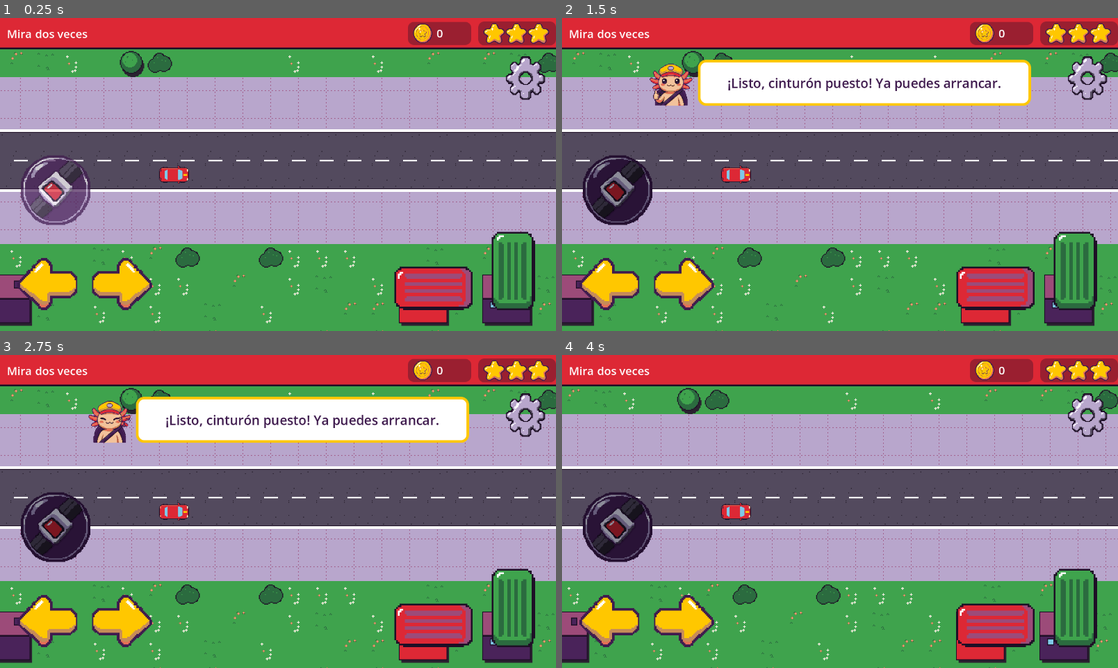
Above: before the commit, frames 1-4 (two rows, left to right).
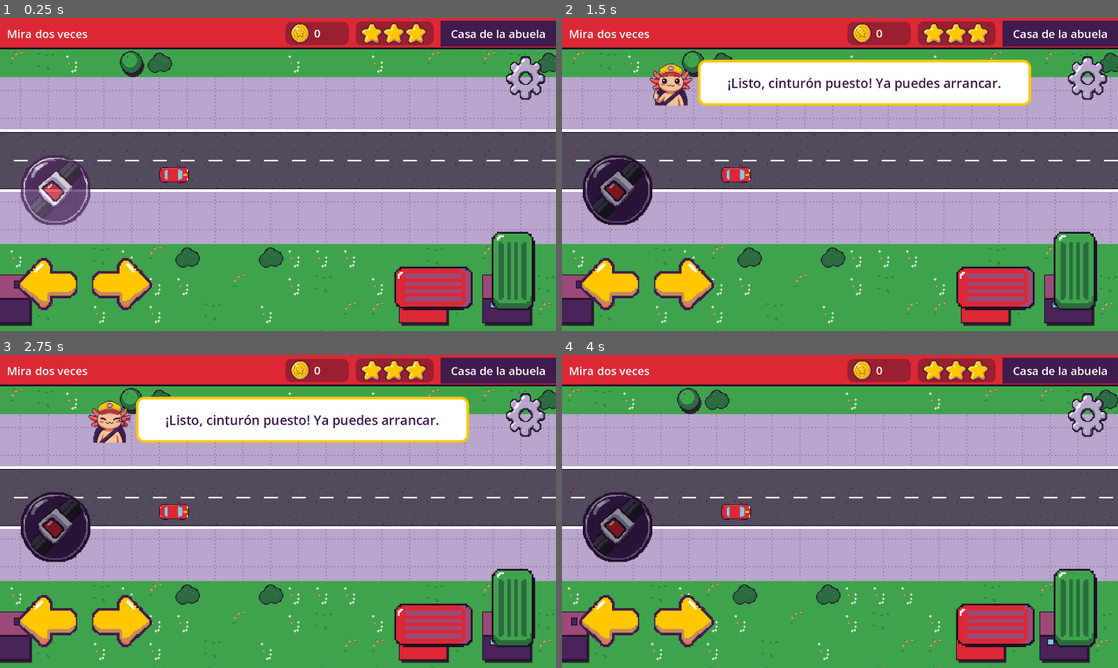
Above: after the commit, the same moments.

Repository: upsaac-obs/reto_tec_juego
Game: Godot game, scene res://levels/level_03.tscn
Same seed, same stepped clock (60 frames per second), same inputs: the game is played once before the commit and once after it. This scene is started directly instead of the project's main scene.
Inputs (mouse positions are in pixels of both pictures, inside the frame that each line leads up to):
- Up to frame 1 (0.25 s): no input
- Up to frame 2 (1.5 s): tap Enter at 0.5 s; move the mouse to (962, 158) at 0.52 s; hold Right (car_right) 0.53-1.25 s; tap B (car_seatbelt) at 0.6 s; click (962, 158) at 0.67 s; click (1090, 77) at 1.25 s
- Up to frame 3 (2.75 s): move the mouse to (166, 527) at 2.02 s; hold Down (car_brake) from 2.03 s (still down); tap B (car_seatbelt) at 2.1 s
- Up to frame 4 (4 s): move the mouse to (895, 442) at 2.77 s; release Down (car_brake) at 2.78 s; hold Right (car_right) 2.78-3.53 s; tap B (car_seatbelt) at 2.85, 3.6 s; tap Space at 3.5 s; move the mouse to (812, 574) at 3.52 s; hold Up (car_accelerate) from 3.53 s (still down); click (812, 574) at 3.67 s

The runs differ from the first frame. In frame 1, 3.5% of the frame differs, in the area x 51-100%, y 0-10%; in frame 2, 3.5%; in frame 3, 3.5%; in frame 4, 3.5%.

Commit message:
Nivel 3: cajón de estacionamiento, puerta con ciclista y destino
- ParkingSpot: el auto baja solo la velocidad, se detiene en el centro del
  cajón y espera a estar en su carril.
- DoorExit: botón "Abrir puerta". Con un ciclista cerca es falta look; sin
  ciclistas da +10 y termina el nivel. Peque: un solo ciclista; grande: varios.
- Cyclist: actor que pasa por la orilla con cyclist_frames.
- Destino: casa de la abuela (decoración, textos y destination_key).
- Pruebas: tests/test_parking.gd y el conductor cuidadoso de test_levels abre
  la puerta al final del nivel 3. 168 pasan, 0 fallan.

Co-Authored-By: Claude Sonnet 5.5 <noreply@anthropic.com>
Claude-Session: https://claude.ai/code/session_01HLBvcTFwerq5SDarMpg865

Diff:
--- a/data/level_03.tres
+++ b/data/level_03.tres
@@ -9,6 +9,6 @@
 name_key = "NIVEL_03_NOMBRE"
 decalogo_key = "DECALOGO_03"
 phrase_key = "FRASE_03"
-destination_key = ""
+destination_key = "DESTINO_CASA_ABUELA"
 illustration = ExtResource("2_card")
 scene_path = "res://levels/level_03.tscn"
--- a/i18n/textos.csv
+++ b/i18n/textos.csv
@@ -72,3 +72,9 @@
 FALTA_MIRA,"¡Alto! Antes del cruce hay que detenerse en los ojos y mirar a los dos lados."
 FALTA_MIRA_OCUPADO,"¡Espera! Venía un auto. Después de mirar, espera a que el cruce esté libre."
 BIEN_MIRA,"¡Bien! Miraste dos veces y cruzaste seguro."
+DESTINO_CASA_ABUELA,Casa de la abuela
+ESTACIONADO_AVISO,"¡Bien estacionado! Cuando sea seguro, toca Abrir puerta."
+ESTACIONAR_CARRIL,"Muévete con la flecha al carril del cajón para estacionarte."
+BOTON_ABRIR_PUERTA,Abrir puerta
+FALTA_PUERTA,"¡Cuidado! Venía una bici. Antes de abrir la puerta, mira dos veces y espera a que pase."
+BIEN_PUERTA,"¡Bien! Miraste y esperaste a que pasara la bici."
--- a/levels/level_03.tscn
+++ b/levels/level_03.tscn
@@ -3,6 +3,9 @@
 [ext_resource type="PackedScene" path="res://scenes/level/level.tscn" id="0_base"]
 [ext_resource type="PackedScene" path="res://scenes/rules/blind_crossing.tscn" id="2_j4ks3"]
 [ext_resource type="PackedScene" path="res://scenes/rules/checkpoint.tscn" id="4_wrb7r"]
+[ext_resource type="PackedScene" path="res://scenes/rules/parking_spot.tscn" id="5_park"]
+[ext_resource type="PackedScene" path="res://scenes/rules/door_exit.tscn" id="6_door"]
+[ext_resource type="Texture2D" path="res://assets/sprites/city/casas.png" id="7_casas"]
 
 [sub_resource type="Curve2D" id="Curve2D_jx2nq"]
 _data = {
@@ -15,6 +18,15 @@
 
 [node name="Ground" parent="." index="0"]
 tile_map_data = PackedByteArray("AADy//T/AAACAAAAAADy//X/AAAHAAEAAADy//b/AAACAAAAAADy//f/AAACAAAAAADy//j/AAACAAAAAADy// …(45232 unchanged characters)…
+
+[node name="Decor" type="Node2D" parent="." index="1"]
+
+[node name="GrandmaHouse" type="Sprite2D" parent="Decor"]
+position = Vector2(5500, 300)
+texture = ExtResource("7_casas")
+flip_v = true
+region_enabled = true
+region_rect = Rect2(256, 0, 128, 128)
 
 [node name="BlindCrossing1" type="Node2D" parent="Rules" instance=ExtResource("2_j4ks3")]
 position = Vector2(1300, 0)
@@ -40,6 +52,13 @@
 position = Vector2(4900, 0)
 
 
+[node name="ParkingSpot" parent="Rules" instance=ExtResource("5_park")]
+position = Vector2(5500, 0)
+
+[node name="DoorExit" parent="Rules" node_paths=PackedStringArray("spot") instance=ExtResource("6_door")]
+position = Vector2(5500, 0)
+spot = NodePath("../ParkingSpot")
+
 [node name="Route" parent="."]
 curve = SubResource("Curve2D_jx2nq")
 
--- /dev/null
+++ b/scenes/actors/cyclist.gd
@@ -0,0 +1,27 @@
+class_name Cyclist
+extends Node2D
+## Ciclista que pasa pedaleando en línea recta hacia +x (la misma dirección del
+## auto del jugador). El origen es el centro de la bici. Se borra solo al llegar
+## a end_x (coordenadas del padre). Animación "ride" en cyclist_frames.tres.
+
+signal left_route
+
+@export var speed: float = 150.0
+@export var end_x: float = 600.0
+## Marca esto si en el editor la bici se ve mirando hacia atrás.
+@export var flip: bool = false
+
+@onready var _sprite: AnimatedSprite2D = $Sprite
+
+
+func _ready() -> void:
+	add_to_group(&"cyclist")
+	_sprite.flip_h = flip
+	_sprite.play(&"ride")
+
+
+func _physics_process(delta: float) -> void:
+	position.x += speed * delta
+	if position.x >= end_x:
+		left_route.emit()
+		queue_free()
--- /dev/null
+++ b/scenes/actors/cyclist.tscn
@@ -0,0 +1,11 @@
+[gd_scene format=3]
+
+[ext_resource type="Script" path="res://scenes/actors/cyclist.gd" id="1_script"]
+[ext_resource type="SpriteFrames" path="res://assets/sprites/vehicles/cyclist_frames.tres" id="2_frames"]
+
+[node name="Cyclist" type="Node2D"]
+script = ExtResource("1_script")
+
+[node name="Sprite" type="AnimatedSprite2D" parent="."]
+sprite_frames = ExtResource("2_frames")
+animation = &"ride"
--- /dev/null
+++ b/scenes/rules/door_exit.gd
@@ -0,0 +1,123 @@
+class_name DoorExit
+extends RulePiece
+## Salida del auto en el destino (nivel 3). El origen es el centro del cajón y
+## la puerta del niño está del lado derecho del auto (+y).
+## - Cuando el auto queda estacionado (ParkingSpot.parked) aparece el botón
+##   "Abrir puerta" y empiezan a pasar ciclistas por la orilla, hacia +x.
+## - Abrir con un ciclista cerca es falta (look): el copiloto explica y la puerta
+##   se queda cerrada hasta que el ciclista se aleje.
+## - Abrir cuando no hay ciclistas cerca da puntos y termina el nivel.
+## - Modo peque: pasa un solo ciclista. Modo grande: pasan varios, cada pocos segundos.
+
+const CYCLIST_SCENE := preload("res://scenes/actors/cyclist.tscn")
+
+@export var spot: ParkingSpot
+## Distancia (px, hacia adelante o hacia atrás de la puerta) a la que un ciclista
+## cuenta como "cerca". Con 150 px/s son unos 3 segundos de peligro por ciclista.
+@export var near_distance: float = 220.0
+@export var points: int = 10
+## Posición del carril de bicis respecto al origen (+y = lado de la puerta).
+@export var bike_offset: float = 76.0
+@export var bike_speed: float = 150.0
+## Qué tan atrás de la puerta aparece el ciclista y qué tan adelante desaparece.
+@export var start_distance: float = 700.0
+@export var end_distance: float = 500.0
+## El primer ciclista sale ya cerca de la puerta, para que abrir sin mirar al
+## estacionarse sea falta (si no, bastaría tocar el botón rápido).
+## Debe ser menor que near_distance.
+@export var first_start_distance: float = 200.0
+@export_group("Modo grande")
+@export var interval_min: float = 4.0
+@export var interval_max: float = 7.0
+## Segundos entre que se abre la puerta bien y termina el nivel (para ver el mensaje).
+@export var finish_delay: float = 1.5
+
+@onready var _layer: CanvasLayer = $Layer
+@onready var _button: Button = $Layer/OpenButton
+
+var _parked: bool = false
+var _done: bool = false
+var _locked: bool = false
+var _spawn_left: float = 0.0
+var _cyclists: Array[Cyclist] = []
+
+
+func _ready() -> void:
+	_layer.visible = false
+	_button.text = tr("BOTON_ABRIR_PUERTA")
+	if Engine.is_editor_hint():
+		return
+	_button.pressed.connect(open_door)
+	if spot == null:
+		spot = get_tree().get_first_node_in_group(&"parking_spot") as ParkingSpot
+	if spot != null:
+		spot.parked.connect(_on_parked)
+
+
+func _physics_process(delta: float) -> void:
+	if not _parked or _done:
+		return
+	_forget_gone_cyclists()
+	_spawn_left -= delta
+	# En modo peque _spawn_left es INF: después del primero no sale otro.
+	if _spawn_left <= 0.0:
+		_spawn_cyclist()
+		_spawn_left = randf_range(interval_min, interval_max)
+	if _locked and not is_cyclist_near():
+		_locked = false
+		_button.disabled = false
+
+
+## true si hay un ciclista a menos de near_distance de la puerta.
+func is_cyclist_near() -> bool:
+	_forget_gone_cyclists()
+	for cyclist in _cyclists:
+		if absf(cyclist.position.x) < near_distance:
+			return true
+	return false
+
+
+## Lo llama el botón "Abrir puerta".
+func open_door() -> void:
+	if not _parked or _done or _locked:
+		return
+	if is_cyclist_near():
+		_report_infraction(&"look", "FALTA_PUERTA")
+		# La puerta se cierra otra vez hasta que el ciclista se aleje.
+		_locked = true
+		_button.disabled = true
+		return
+	_done = true
+	_layer.visible = false
+	_report_good_action(&"look", "BIEN_PUERTA", points)
+	await get_tree().create_timer(finish_delay).timeout
+	var manager := _rule_manager()
+	if manager != null:
+		manager.finish_level()
+
+
+func _on_parked() -> void:
+	_parked = true
+	_layer.visible = true
+	_spawn_cyclist(first_start_distance)
+	if GameState.mode == GameState.MODE_PEQUE:
+		_spawn_left = INF
+	else:
+		_spawn_left = randf_range(interval_min, interval_max)
+
+
+func _spawn_cyclist(distance: float = start_distance) -> void:
+	var cyclist := CYCLIST_SCENE.instantiate() as Cyclist
+	cyclist.speed = bike_speed
+	cyclist.end_x = end_distance
+	cyclist.position = Vector2(-distance, bike_offset)
+	add_child(cyclist)
+	_cyclists.append(cyclist)
+
+
+func _forget_gone_cyclists() -> void:
+	var alive: Array[Cyclist] = []
+	for cyclist in _cyclists:
+		if is_instance_valid(cyclist) and not cyclist.is_queued_for_deletion():
+			alive.append(cyclist)
+	_cyclists = alive
--- /dev/null
+++ b/scenes/rules/door_exit.tscn
@@ -0,0 +1,23 @@
+[gd_scene format=3]
+
+[ext_resource type="Script" path="res://scenes/rules/door_exit.gd" id="1_script"]
+
+[node name="DoorExit" type="Node2D"]
+script = ExtResource("1_script")
+
+[node name="Layer" type="CanvasLayer" parent="."]
+layer = 2
+
+[node name="OpenButton" type="Button" parent="Layer"]
+anchors_preset = 7
+anchor_left = 0.5
+anchor_top = 1.0
+anchor_right = 0.5
+anchor_bottom = 1.0
+offset_left = -160.0
+offset_top = -140.0
+offset_right = 160.0
+offset_bottom = -50.0
+grow_horizontal = 2
+grow_vertical = 0
+theme_override_font_sizes/font_size = 36
--- /dev/null
+++ b/scenes/rules/parking_spot.gd
@@ -0,0 +1,133 @@
+@tool
+class_name ParkingSpot
+extends RulePiece
+## Cajón de estacionamiento al final de la ruta (nivel 3). El origen es el centro
+## del cajón sobre el centro de la calle y el auto llega desde -x (gira el nodo
+## para otras direcciones).
+## - Al acercarse, el auto baja la velocidad solo (en modo peque también limita
+##   la velocidad de avance) y se detiene con su centro en el centro del cajón.
+## - Si el auto está en otro carril, se queda esperando en la marca de parada
+##   hasta que el niño se cambie con la flecha al carril del cajón.
+## - Cuando queda dentro del cajón emite parked. No da puntos ni faltas: el
+##   nivel termina cuando se abre la puerta (DoorExit).
+
+signal parked
+
+## Distancia del centro de la calle al centro del cajón (+y = derecha del auto).
+## Con 2 carriles de 64 px: 32 es el derecho y -32 el izquierdo.
+@export var bay_offset: float = 32.0:
+	set(value):
+		bay_offset = value
+		_refresh()
+@export var bay_length: float = 112.0:
+	set(value):
+		bay_length = value
+		_refresh()
+@export var bay_width: float = 56.0:
+	set(value):
+		bay_width = value
+		_refresh()
+@export var road_width: float = 128.0:
+	set(value):
+		road_width = value
+		_refresh()
+## Largo de la zona donde el auto empieza a bajar la velocidad.
+@export var approach_length: float = 320.0:
+	set(value):
+		approach_length = value
+		_refresh()
+## px/s². Qué tan fuerte frena el auto solo al acercarse.
+@export var brake_deceleration: float = 160.0
+## Modo peque: velocidad a la que avanza solo dentro de la zona de acercamiento.
+@export var approach_speed: float = 90.0
+## Qué tan cerca del centro del cajón (px) cuenta como llegado.
+@export var stop_tolerance: float = 3.0
+## Qué tan cerca (px) del carril del cajón tiene que estar el auto.
+@export var lane_tolerance: float = 3.0
+@export var line_width: float = 4.0
+
+@onready var _approach: Area2D = $Approach
+
+var _car: PlayerCar
+var _stop_progress: float = 0.0
+var _holding: bool = false
+var _parked: bool = false
+var _warned: bool = false
+
+
+func _ready() -> void:
+	_refresh()
+	if Engine.is_editor_hint():
+		return
+	add_to_group(&"parking_spot")
+	_approach.area_entered.connect(_on_approach_entered)
+
+
+func is_parked() -> bool:
+	return _parked
+
+
+func _physics_process(_delta: float) -> void:
+	if Engine.is_editor_hint() or _car == null or _parked:
+		return
+	var remaining := _stop_progress - _car.progress
+	if remaining > stop_tolerance:
+		# Frena de forma pareja para llegar con velocidad casi cero al centro.
+		var limit := sqrt(2.0 * brake_deceleration * remaining)
+		if _car.speed > limit:
+			_car.speed = limit
+			_car.is_braking = true
+		return
+	if not _holding:
+		_holding = true
+		_car.speed = 0.0
+		_car.add_stop_request(self)
+		_car.clear_speed_limit(self)
+	if absf(_car.v_offset - bay_offset) <= lane_tolerance:
+		_parked = true
+		parked.emit()
+		Feedback.show_info("ESTACIONADO_AVISO")
+	elif not _warned:
+		# Quedó en otro carril: se espera a que se cambie con la flecha.
+		_warned = true
+		Feedback.show_info("ESTACIONAR_CARRIL")
+
+
+func _on_approach_entered(area: Area2D) -> void:
+	var car := _car_from(area)
+	if car == null or car == _car:
+		return
+	_car = car
+	_stop_progress = _progress_on_route(car)
+	# Modo peque: el auto avanza solo al 70% del límite; así llega a approach_speed.
+	_car.set_speed_limit(self, approach_speed / maxf(_car.auto_drive_factor, 0.1))
+
+
+func _on_car_restarted() -> void:
+	if _car != null:
+		_car.remove_stop_request(self)
+		_car.clear_speed_limit(self)
+	_car = null
+	_holding = false
+	_parked = false
+	_warned = false
+
+
+func _refresh() -> void:
+	if not is_node_ready():
+		return
+	_set_rect(_approach, Rect2(-approach_length, -road_width / 2.0, approach_length + bay_length / 2.0, road_width))
+	queue_redraw()
+
+
+## Cajón pintado en el piso: tres rayas, abierto del lado por donde llega el auto.
+func _draw() -> void:
+	var left := -bay_length / 2.0
+	var right := bay_length / 2.0
+	var top := bay_offset - bay_width / 2.0
+	var bottom := bay_offset + bay_width / 2.0
+	draw_line(Vector2(left, top), Vector2(right, top), Palette.COLOR_WHITE, line_width)
+	draw_line(Vector2(left, bottom), Vector2(right, bottom), Palette.COLOR_WHITE, line_width)
+	draw_line(Vector2(right, top), Vector2(right, bottom), Palette.COLOR_WHITE, line_width)
+	if Engine.is_editor_hint():
+		draw_rect(Rect2(-approach_length, -road_width / 2.0, approach_length + bay_length / 2.0, road_width), Palette.COLOR_GOLD, false, 2.0)
--- /dev/null
+++ b/scenes/rules/parking_spot.tscn
@@ -0,0 +1,16 @@
+[gd_scene format=3]
+
+[ext_resource type="Script" path="res://scenes/rules/parking_spot.gd" id="1_script"]
+
+[sub_resource type="RectangleShape2D" id="RectangleShape2D_approach"]
+resource_local_to_scene = true
+size = Vector2(376, 128)
+
+[node name="ParkingSpot" type="Node2D"]
+script = ExtResource("1_script")
+
+[node name="Approach" type="Area2D" parent="."]
+
+[node name="CollisionShape2D" type="CollisionShape2D" parent="Approach"]
+position = Vector2(-132, 0)
+shape = SubResource("RectangleShape2D_approach")
--- a/tests/test_levels.gd
+++ b/tests/test_levels.gd
@@ -10,6 +10,8 @@
 var cruise := 150.0
 var respect_limits := true
 var respect_signals := true
+var spot: ParkingSpot
+var door: DoorExit
 const LEVELS: Array[int] = [0, 1, 2, 3]
 
 
@@ -30,6 +32,9 @@
 func _physics_process(delta: float) -> void:
 	if car == null or get_tree().paused:
 		return
+	# Nivel 3: ya estacionado, el conductor cuidadoso espera a que pase la bici y abre.
+	if door != null and spot.is_parked() and not door.is_cyclist_near():
+		door.open_door()
 	var p := car.progress
 	var target := cruise
 	if respect_limits:
@@ -67,8 +72,14 @@
 	stops.clear()
 	zones.clear()
 	stopped_at.clear()
+	spot = null
+	door = null
 	for piece in level.get_node("Rules").get_children():
 		var x: float = piece.position.x - 64.0
+		if piece is ParkingSpot:
+			spot = piece
+		elif piece is DoorExit:
+			door = piece
 		if piece is Crosswalk:
 			stops.append([x - piece.crosswalk_width / 2.0 - piece.fault_margin - 40.0, piece])
 		elif piece is BlindCrossing:
--- /dev/null
+++ b/tests/test_parking.gd
@@ -0,0 +1,134 @@
+extends TestCase
+## Cajón y puerta del final del nivel 3 (levels/level_03.tscn). El cajón y la
+## puerta están en x = 5500; la ruta empieza en x = 64, así que ahí el auto
+## marca progress = 5436. El último cruce y su punto de control quedan atrás.
+
+const SPOT_PROGRESS := 5436.0
+
+var level: Node
+var rm: RuleManager
+var car: PlayerCar
+var spot: ParkingSpot
+var door: DoorExit
+var driver: TestDriver
+var finished: bool = false
+var cyclists_seen: int = 0
+
+
+func open_level(mode: String) -> void:
+	GameState.mode = mode
+	finished = false
+	cyclists_seen = 0
+	level = await open_scene("res://levels/level_03.tscn")
+	rm = level.get_node("RuleManager") as RuleManager
+	rm.level_finished.connect(func(_stars: int) -> void: finished = true)
+	car = rm.car
+	car.seatbelt_on = true
+	spot = level.get_node("Rules/ParkingSpot") as ParkingSpot
+	door = level.get_node("Rules/DoorExit") as DoorExit
+	door.child_entered_tree.connect(func(node: Node) -> void:
+		if node is Cyclist:
+			cyclists_seen += 1)
+	for piece in level.get_node("Rules").get_children():
+		if piece is BlindCrossing:
+			(piece as BlindCrossing).traffic = false
+	driver = TestDriver.new()
+	driver.car = car
+	add_child(driver)
+
+
+func close_level() -> void:
+	driver.stop_driving()
+	driver.queue_free()
+	release_inputs()
+	await close_scene(level)
+	GameState.mode = GameState.MODE_GRANDE
+
+
+## Espera hasta que la condición sea verdadera o pasen `timeout` segundos de juego.
+func wait_until(condition: Callable, timeout: float) -> bool:
+	var elapsed := 0.0
+	while not condition.call() and elapsed < timeout:
+		await get_tree().physics_frame
+		elapsed += get_physics_process_delta_time()
+	return condition.call()
+
+
+func run() -> void:
+	# 1. Modo grande: llega rápido, el cajón lo frena y lo deja en el centro
+	await open_level(GameState.MODE_GRANDE)
+	car.restart_at(5000.0)
+	driver.target = 200.0
+	var arrived := await wait_until(func() -> bool: return spot.is_parked(), 25.0)
+	check(arrived, "el auto se estaciona en el cajón")
+	check(absf(car.progress - SPOT_PROGRESS) <= 4.0, "se detiene con el centro del auto en el centro del cajón")
+	check(car.speed == 0.0 and car.progress < 5600.0, "queda detenido y no llega al final de la ruta")
+	check(rm.faults == 0, "estacionarse no da faltas")
+	check(not finished, "el nivel no termina solo al estacionarse")
+	driver.stop_driving()
+	check(door.get_node("Layer").visible, "aparece el botón Abrir puerta")
+
+	# 2. Abrir la puerta con un ciclista cerca es falta; la puerta queda cerrada
+	door.interval_min = 2.0
+	door.interval_max = 2.5
+	var max_at_once := 0
+	var near := false
+	var elapsed := 0.0
+	while not near and elapsed < 15.0:
+		await get_tree().physics_frame
+		elapsed += get_physics_process_delta_time()
+		max_at_once = maxi(max_at_once, get_tree().get_nodes_in_group(&"cyclist").size())
+		near = door.is_cyclist_near()
+	check(near, "al estacionarse ya viene un ciclista cerca de la puerta")
+	var points := rm.points
+	door.open_door()
+	check(rm.infractions.get(&"look", 0) == 1 and rm.faults == 1, "abrir con un ciclista cerca es falta look")
+	check(rm.points == points and not finished, "esa falta no da puntos ni termina el nivel")
+	await wait_unpaused()
+	door.open_door()
+	check(rm.faults == 1, "con la puerta cerrada otra vez, tocar el botón no suma otra falta")
+	elapsed = 0.0
+	while elapsed < 12.0 and max_at_once < 2:
+		await get_tree().physics_frame
+		elapsed += get_physics_process_delta_time()
+		max_at_once = maxi(max_at_once, get_tree().get_nodes_in_group(&"cyclist").size())
+	check(max_at_once >= 2 or cyclists_seen >= 2, "en modo grande pasan varios ciclistas")
+
+	# 3. Abrir después de que pasa: +10 y termina el nivel
+	door.interval_min = 60.0
+	door.interval_max = 60.0
+	await wait_until(func() -> bool: return not door.is_cyclist_near(), 20.0)
+	points = rm.points
+	door.open_door()
+	check(rm.points == points + 10, "abrir sin ciclistas cerca da +10")
+	await wait(door.finish_delay + 0.5)
+	check(finished, "al abrir la puerta termina el nivel")
+	check(rm.faults == 1, "las estrellas cuentan la falta anterior (1 falta)")
+	await close_level()
+
+	# 4. Modo peque: avanza solo, se estaciona y pasa un solo ciclista
+	await open_level(GameState.MODE_PEQUE)
+	car.restart_at(5000.0)
+	arrived = await wait_until(func() -> bool: return spot.is_parked(), 30.0)
+	check(arrived and absf(car.progress - SPOT_PROGRESS) <= 4.0, "en modo peque el auto avanza solo y se estaciona en el cajón")
+	await wait(14.0)
+	check(cyclists_seen == 1, "en modo peque pasa un solo ciclista")
+	check(not door.is_cyclist_near(), "ya pasó: la puerta se puede abrir")
+	door.open_door()
+	await wait(door.finish_delay + 0.5)
+	check(finished and rm.faults == 0, "abrir después de que pasa termina el nivel sin faltas")
+	await close_level()
+
+	# 5. Otro carril: espera en la marca y se estaciona al cambiarse con la flecha
+	await open_level(GameState.MODE_GRANDE)
+	car.lane_index = 0
+	car.restart_at(5000.0)
+	driver.target = 150.0
+	await wait_until(func() -> bool: return car.progress >= SPOT_PROGRESS - 4.0 and car.speed == 0.0, 25.0)
+	driver.stop_driving()
+	await wait(0.5)
+	check(not spot.is_parked(), "en el carril de la izquierda no cuenta como estacionado")
+	await tap(&"car_right")
+	arrived = await wait_until(func() -> bool: return spot.is_parked(), 5.0)
+	check(arrived, "al cambiarse al carril del cajón queda estacionado")
+	await close_level()
Binary file changed: i18n/textos.es.translation
Not shown, added: scenes/actors/cyclist.gd.uid
Not shown, added: scenes/rules/door_exit.gd.uid
Not shown, added: scenes/rules/parking_spot.gd.uid
Not shown, added: tests/test_parking.gd.uid
